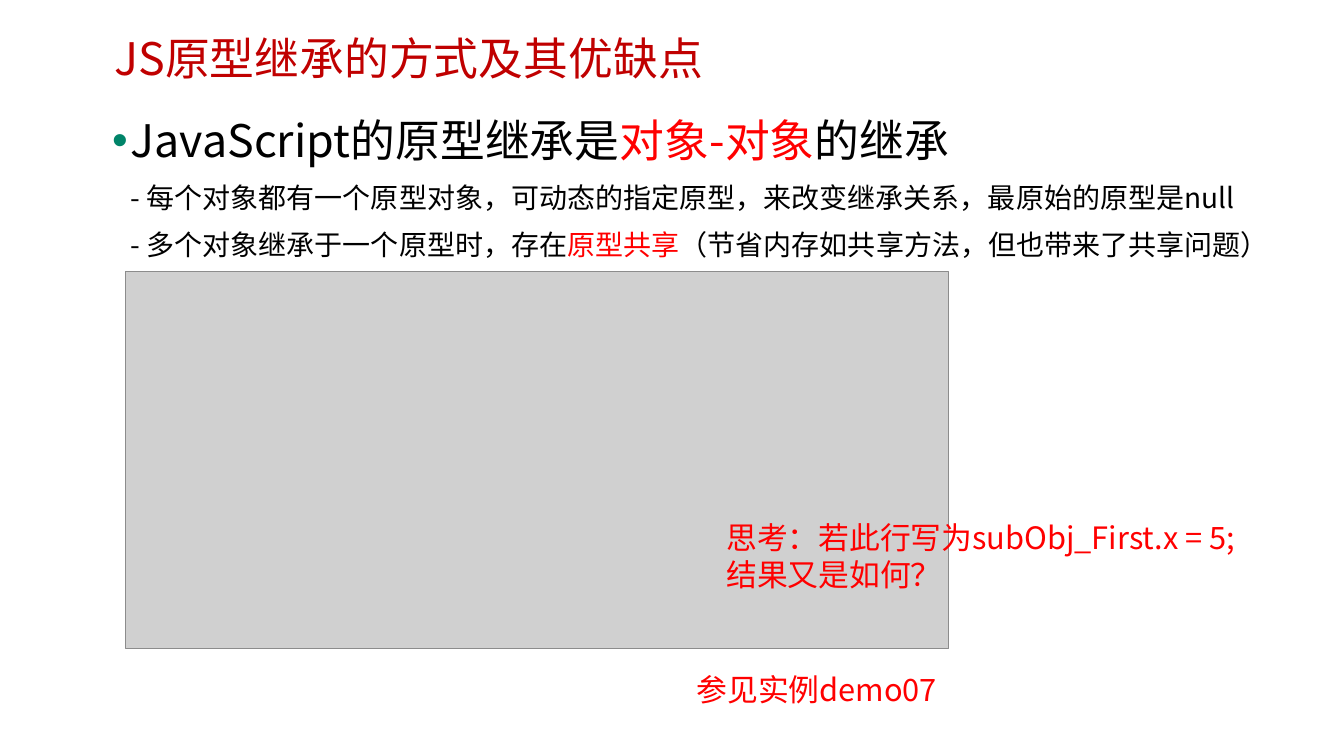
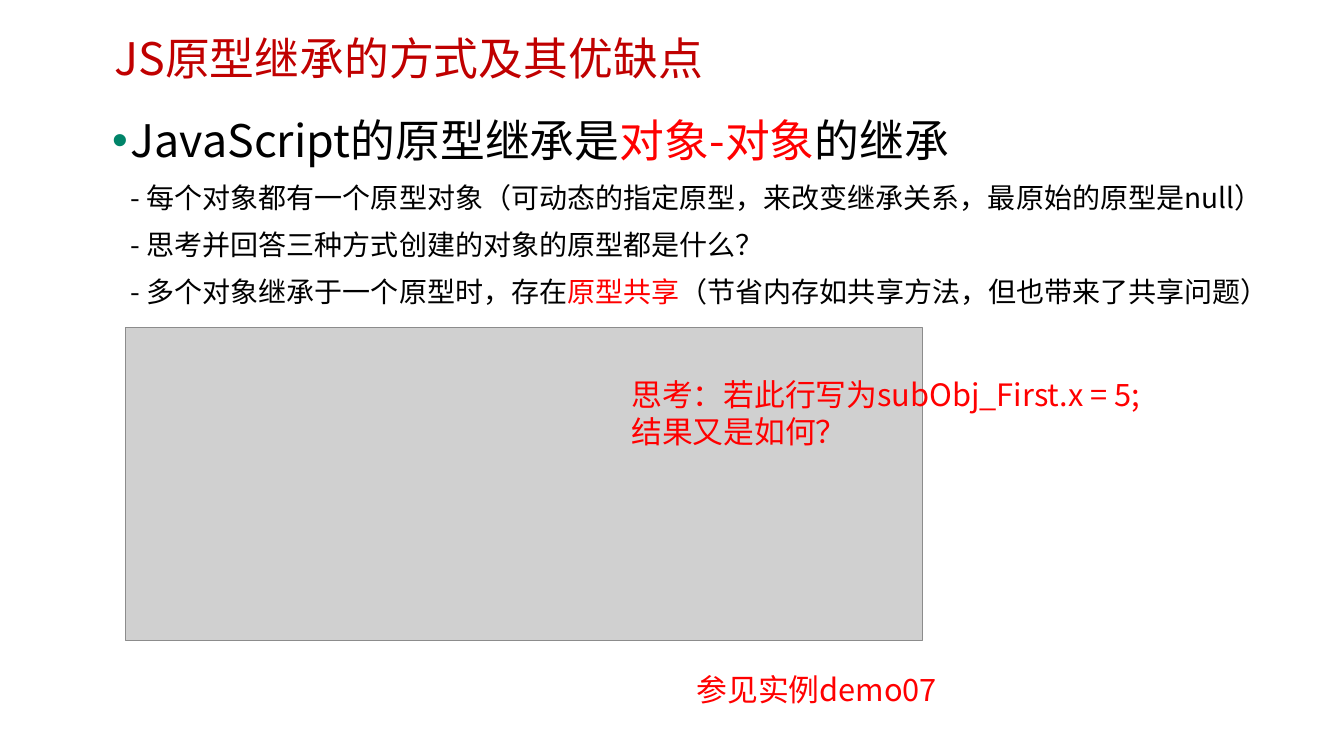
Before and after one commit to edu2act/course-javascript-advanced, a slide deck: slide 19 of 课程PPT/07.JavaScript面向对象编程 一.pptx. Drawn at 1344x756 pixels with LibreOffice and Linux fonts; fonts in the diff are those of the drawing; grey boxes stand for pictures; background and template pictures are left out. Boxes give left, top, right and bottom in pixels: in the first picture for what was removed or moved away, otherwise in the second. Text is boxed around its words. In the diff, an @@ line names an element or a change of style, - is before the commit and + after.

```diff
--- a/课程PPT/07.JavaScript面向对象编程 一.pptx
+++ b/课程PPT/07.JavaScript面向对象编程 一.pptx
@@ text at [131,119,1269,305]: text changed @@
-• JavaScript的原型继承是对象-对象的继承
-  - 每个对象都有一个原型对象，可动态的指定原型，来改变继承关系，最原始的原型是null
-  - 多个对象继承于一个原型时，存在原型共享（节省内存如共享方法，但也带来了共享问题）
+• JavaScript的原型继承是对象-对象的继承
+  - 每个对象都有一个原型对象（可动态的指定原型，来改变继承关系，最原始的原型是null）
+  - 思考并回答三种方式创建的对象的原型都是什么？
+  - 多个对象继承于一个原型时，存在原型共享（节省内存如共享方法，但也带来了共享问题）
@@ picture: place and size @@
-picture at [126,272,949,649]
+picture at [126,327,923,640]
@@ text "思考：若此行写为subObj_First.x = 5;结果又是如何？": place and size @@
-text "思考：若此行写为subObj_First.x = 5;结果又是如何？" at [726,517,1235,589]
+text "思考：若此行写为subObj_First.x = 5;结果又是如何？" at [631,375,1140,446]
```
Also in this commit, not shown: 6 other slides changed, 4 slides added, 9 other files.
